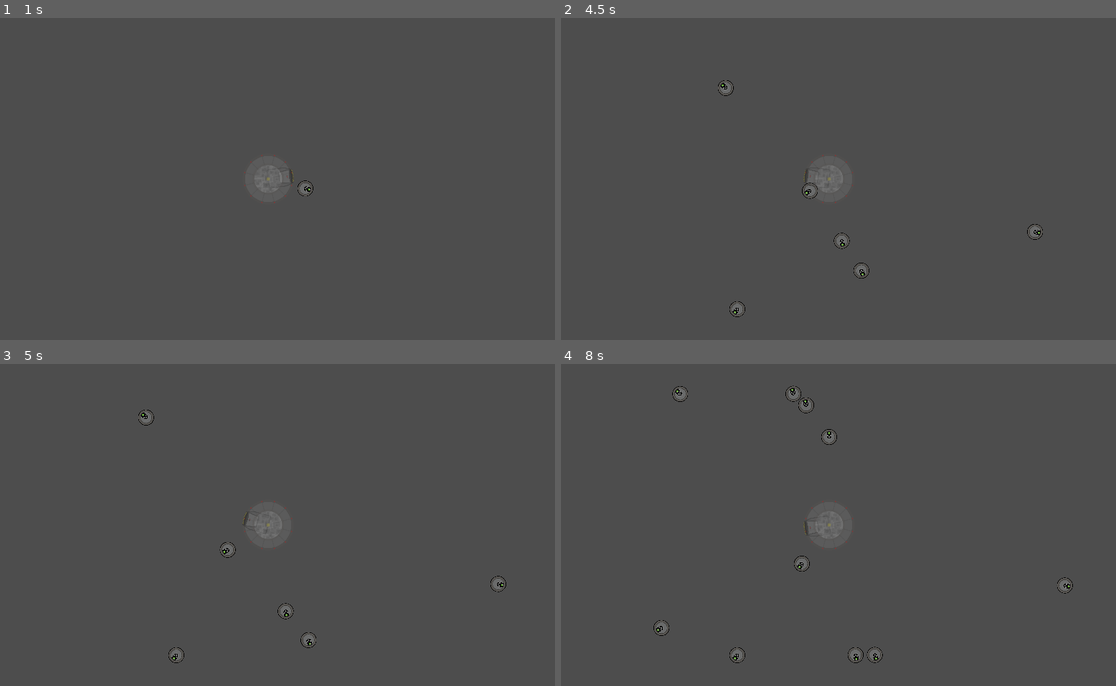
Above: before the commit, frames 1-4 (two rows, left to right).
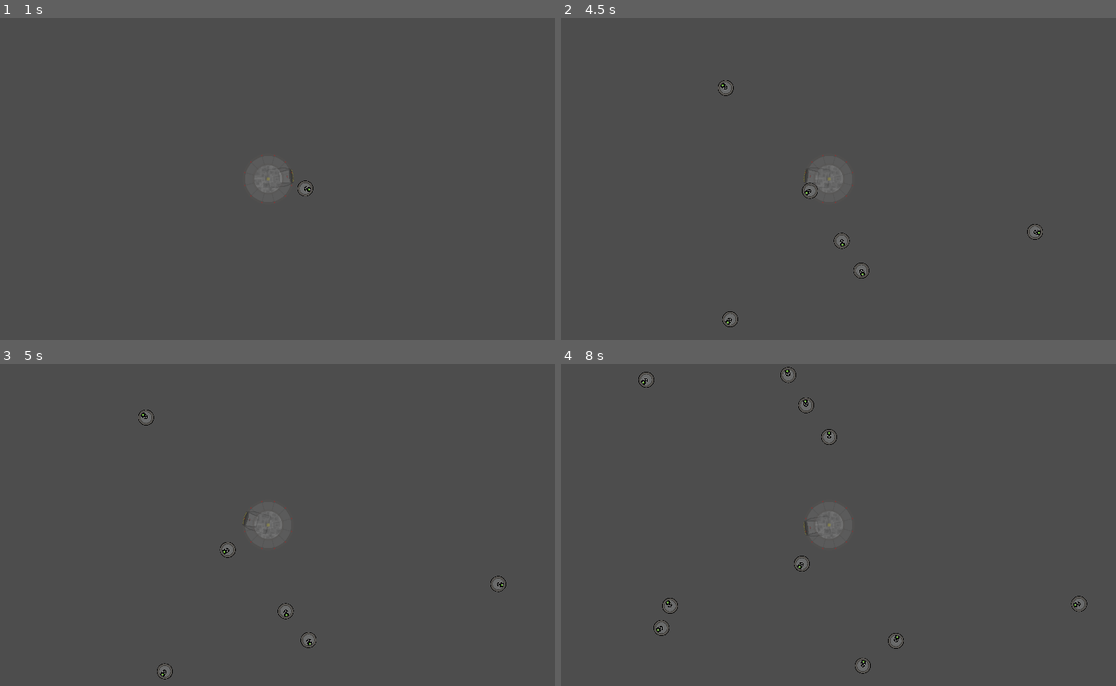
Above: after the commit, the same moments.

Repository: PlainOldNoah/DroneDeployer
Game: Godot game, scene res://main.tscn
Same seed, same stepped clock (60 frames per second), same inputs: the game is played once before the commit and once after it.
Inputs (mouse positions are in pixels of both pictures, inside the frame that each line leads up to):
- Up to frame 1 (1 s): tap Enter at 0.5 s; move the mouse to (394, 162) at 0.52 s; press the mouse at (394, 162) at 0.53 s
- Up to frame 2 (4.5 s): move the mouse to (716, 195) at 1.27 s; release the mouse at (716, 195) at 1.28 s; click (716, 195) at 1.35 s; move the mouse to (888, 108) at 2.02 s; press the mouse at (888, 108) at 2.03 s; move the mouse to (799, 243) at 2.77 s; release the mouse at (799, 243) at 2.78 s; click (799, 243) at 2.85 s; move the mouse to (999, 227) at 3.52 s; press the mouse at (999, 227) at 3.53 s; move the mouse to (655, 130) at 4.27 s; release the mouse at (655, 130) at 4.28 s; click (655, 130) at 4.35 s
- Up to frame 3 (5 s): no input
- Up to frame 4 (8 s): move the mouse to (855, 525) at 5.02 s; press the mouse at (855, 525) at 5.03 s; move the mouse to (744, 444) at 5.77 s; release the mouse at (744, 444) at 5.78 s; click (744, 444) at 5.85 s; move the mouse to (955, 508) at 6.52 s; press the mouse at (955, 508) at 6.53 s; move the mouse to (716, 541) at 7.27 s; release the mouse at (716, 541) at 7.28 s; click (716, 541) at 7.35 s

Frame 1 is identical in both runs. In frame 2, 0.1% of the frame differs, in the area x 29-34%, y 88-96%; in frame 3, 0.1%; in frame 4, 0.8%, in the area x 13-95%, y 0-97%.

Commit message:
Drones are back to characterbody and have knockback functions

Diff:
--- a/Drone Deployer/drone_core/drone.gd
+++ b/Drone Deployer/drone_core/drone.gd
@@ -1,5 +1,5 @@
 class_name Drone
-extends Area2D
+extends CharacterBody2D
 
 signal state_changed(drone:Drone, new_state:int)
 
@@ -7,24 +7,21 @@
 var state:int = -1
 
 @onready var collision_shape := $CollisionShape2D
-@onready var dir_ray := $RayCast2D
 
 var stats:Dictionary = {
-	"speed":100
+	"max_speed":100.0,
+	"speed":100.0
 }
 
-var velocity:Vector2 = Vector2()
+var bounces:int = 1
+
 var collectable:bool = false
 var home_pos:Vector2 = Vector2.ZERO
-var heading:Vector2 = Vector2()
 
-var acceleration:float = 5.0
-# Knockback
+var acceleration:float = 2
 var do_knockback:bool = false
-var kb_velocity:Vector2 = Vector2.ZERO
-var kb_resist:float = 1.0
-var kb_recovery:float = 0.01
-var kb_cuttoff:float = 0.0
+var kb_resist:float = 1
+var kb_min_speed:float = stats.max_speed / 2.0
 
 
 func _ready():
@@ -32,41 +29,33 @@
 	set_state(STATES.STORED)
 
 
-#func _process(delta):
-#	print(velocity, "|", kb_velocity)
-
 func _physics_process(delta):
 	handle_movement(delta)
-#	handle_rotation(delta)
-
-# Heads towards target_pos by the velocity until point reached
-#func move(delta):
-#	velocity.move_toward(target_pos, delta)
-#
-#	if int(global_position.distance_squared_to(target_pos)) != 0:
-#		global_position += velocity * delta
 
 
+# Controls knockback and kb recovery plus normal movement
 func handle_movement(delta):
-#	print(heading, ", ", velocity, ", ", global_position)
-	velocity.move_toward(heading, delta)
-	global_position += velocity * delta
+	if do_knockback:
+		stats.speed = lerpf(stats.speed, 0.0, kb_resist*delta)
+		if int(stats.speed) <= kb_min_speed:
+			do_knockback = false
+			bounces -= 1
+			set_velocity_from_vector(-velocity)
+	elif stats.speed < stats.max_speed:
+		stats.speed = lerpf(stats.speed, stats.max_speed, delta*acceleration)
+
+	set_velocity_from_vector(velocity, stats.speed)
+
+	# Normal Movement, Collides with walls and props
+	var collision := move_and_collide(velocity * delta)
+	if collision:
+		handle_collision(collision)
 
 
-func apply_knockback(dir:Vector2, force:int):
+# Puts the drone into knockback mode and reverses the velocity
+func activate_knockback():
 	do_knockback = true
-	set_velocity_from_vector(velocity.bounce(dir), force)
-#	kb_velocity = (dir * force) / kb_resist
-
-# NOTE: kb_vel for some reason isn't being set to anything
-
-#func handle_knockback(delta):
-#	print(kb_velocity, ", ", kb_velocity.length())
-#	if kb_cuttoff < kb_velocity.length():
-#		var lerp_weight:float = kb_recovery * delta
-#		kb_velocity.x = lerp(kb_velocity.x, 0.0, lerp_weight)
-#		kb_velocity.y = lerp(kb_velocity.y, 0.0, lerp_weight)
-
+	set_velocity_from_vector(-velocity)
 
 
 # ===== STATE MACHINE =====
@@ -141,15 +130,13 @@
 		# Fixes two drones from colliding many times at once
 		collider.set_velocity_from_vector(velocity.bounce(collision.get_normal()))
 		collider.change_facing_direction()
-	elif collider.is_in_group("enemy"):
-		velocity = -velocity
-#		set_velocity_from_vector(velocity.bounce(collision.get_normal()), 500)
-#		apply_knockback(collision.get_normal(), 100)
-#		collider.queue_free()
+	elif bounces <= 0:
+		set_velocity_from_vector(velocity.bounce(collision.get_normal()))
+		bounces = 1
 	else:
-		set_velocity_from_vector(velocity.bounce(collision.get_normal()))
+		activate_knockback() # TEMP FOR TESTING PURPOSES
 
-	change_facing_direction()
+#	change_facing_direction()
 
 
 # Sets the current heading to that of the provided point
@@ -170,39 +157,11 @@
 
 # Sets the velocity from a provided vector
 func set_velocity_from_vector(vector:Vector2, speed:int=stats.speed):
-#	set_velocity(vector.normalized() * speed)
-	velocity = vector.normalized() * speed
-	change_facing_direction()
+	set_velocity(vector.normalized() * speed)
+	if (speed > 0) and (do_knockback == false):
+		change_facing_direction()
 
 
 # Sets the home position
 func set_home(home:Node):
 	home_pos = home.get_global_position()
-
-
-func _on_body_entered(body):
-#	set_velocity_from_vector(velocity.bounce(dir_ray.get_collision_normal()))
-#	print(body.name)
-	pass
-
-#L 0,-1
-#B 0,1
-#T 0,-1
-#R 0,1
-
-func _on_body_shape_entered(body_rid, body, body_shape_index, local_shape_index):
-	pass
-	var shape = body.shape_owner_get_owner(body_shape_index).shape
-	var collision_points = $CollisionShape2D.shape.collide_and_get_contacts(global_transform, shape, body.global_transform)
-#
-	var collision_normal = (collision_points[0] - collision_points[1]).normalized()
-
-#	dir_ray.target_position = dir_ray.target_position.bounce(collision_normal)
-	dir_ray.target_position = shape.normal * 500
-	print(shape.normal)
-#	set_velocity_from_vector(dir_ray.target_position)
-	velocity = Vector2.ZERO
-
-
-#	set_velocity_from_vector(velocity.bounce(collision_normal))
-#	set_velocity_from_vector(velocity.bounce(dir_ray.get_collision_normal()))
--- a/Drone Deployer/drone_core/drone.tscn
+++ b/Drone Deployer/drone_core/drone.tscn
@@ -6,11 +6,9 @@
 [sub_resource type="CircleShape2D" id="CircleShape2D_3xr3n"]
 radius = 64.0
 
-[node name="Drone" type="Area2D"]
-rotation = 1.57079
+[node name="Drone" type="CharacterBody2D"]
 scale = Vector2(0.25, 0.25)
 collision_layer = 2
-collision_mask = 7
 script = ExtResource("1_rtv2x")
 
 [node name="Sprite" type="Sprite2D" parent="."]
@@ -18,9 +16,3 @@
 
 [node name="CollisionShape2D" type="CollisionShape2D" parent="."]
 shape = SubResource("CircleShape2D_3xr3n")
-
-[node name="RayCast2D" type="RayCast2D" parent="."]
-target_position = Vector2(0, -500)
-
-[connection signal="body_entered" from="." to="." method="_on_body_entered"]
-[connection signal="body_shape_entered" from="." to="." method="_on_body_shape_entered"]
--- a/Drone Deployer/ui/gameboard.gd
+++ b/Drone Deployer/ui/gameboard.gd
@@ -6,10 +6,8 @@
 
 @onready var top_bound := $MapBounds/Top
 @onready var bottom_bound := $MapBounds/Bottom
-#@onready var left_bound := $MapBounds/Left
-#@onready var right_bound := $MapBounds/Right
-@onready var left_bound := $StaticBody2D/Left
-@onready var right_bound := $StaticBody2D/Right
+@onready var left_bound := $MapBounds/Left
+@onready var right_bound := $MapBounds/Right
 
 @export var dist_outside_screen:int = 20
 
--- a/Drone Deployer/ui/gameboard.tscn
+++ b/Drone Deployer/ui/gameboard.tscn
@@ -42,47 +42,23 @@
 [node name="MapBounds" type="StaticBody2D" parent="."]
 
 [node name="Top" type="CollisionShape2D" parent="MapBounds"]
-position = Vector2(566, 18)
+position = Vector2(576, 0)
 rotation = -3.14159
 shape = SubResource("WorldBoundaryShape2D_ceo3k")
 
 [node name="Bottom" type="CollisionShape2D" parent="MapBounds"]
-position = Vector2(576, 626)
+position = Vector2(576, 648)
 rotation = -12.5664
 shape = SubResource("WorldBoundaryShape2D_ceo3k")
 
-[node name="StaticBody2D" type="StaticBody2D" parent="."]
-
-[node name="Left" type="CollisionShape2D" parent="StaticBody2D"]
-position = Vector2(12, 314)
+[node name="Left" type="CollisionShape2D" parent="MapBounds"]
+position = Vector2(0, 324)
 rotation = 1.57079
 shape = SubResource("WorldBoundaryShape2D_ceo3k")
 
-[node name="Right" type="CollisionShape2D" parent="StaticBody2D"]
-position = Vector2(1130, 300)
+[node name="Right" type="CollisionShape2D" parent="MapBounds"]
+position = Vector2(1152, 324)
 rotation = -1.57079
-shape = SubResource("WorldBoundaryShape2D_ceo3k")
-
-[node name="StaticBody2D2" type="StaticBody2D" parent="."]
-
-[node name="Left" type="CollisionShape2D" parent="StaticBody2D2"]
-position = Vector2(46, 329)
-rotation = 1.57079
-shape = SubResource("WorldBoundaryShape2D_ceo3k")
-
-[node name="Right" type="CollisionShape2D" parent="StaticBody2D2"]
-position = Vector2(576, 45)
-rotation = -3.14159
-shape = SubResource("WorldBoundaryShape2D_ceo3k")
-
-[node name="Right2" type="CollisionShape2D" parent="StaticBody2D2"]
-position = Vector2(1065, 317)
-rotation = -7.85397
-shape = SubResource("WorldBoundaryShape2D_ceo3k")
-
-[node name="Right3" type="CollisionShape2D" parent="StaticBody2D2"]
-position = Vector2(580, 601)
-rotation = -6.28318
 shape = SubResource("WorldBoundaryShape2D_ceo3k")
 
 [node name="LevelObjects" type="Node2D" parent="."]
